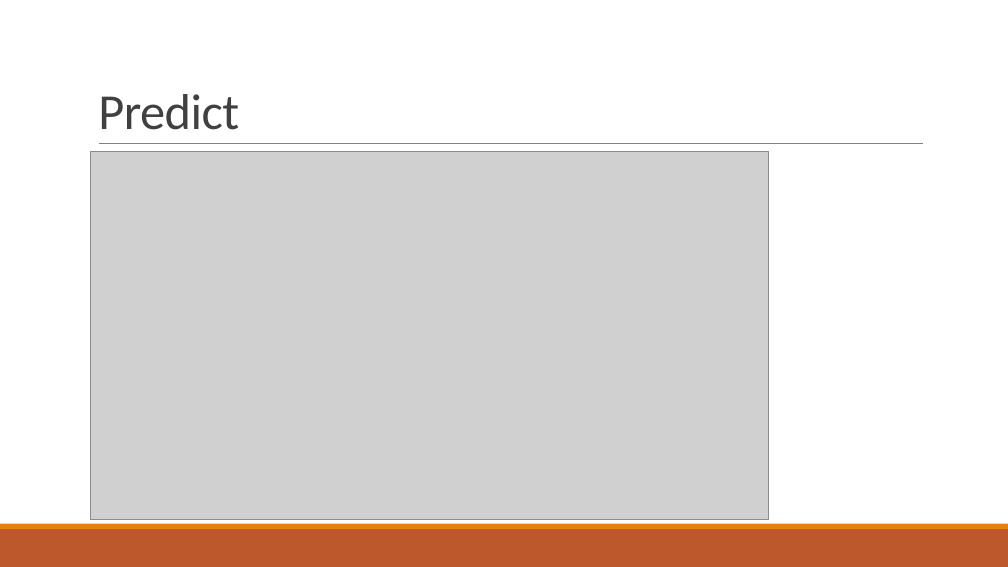
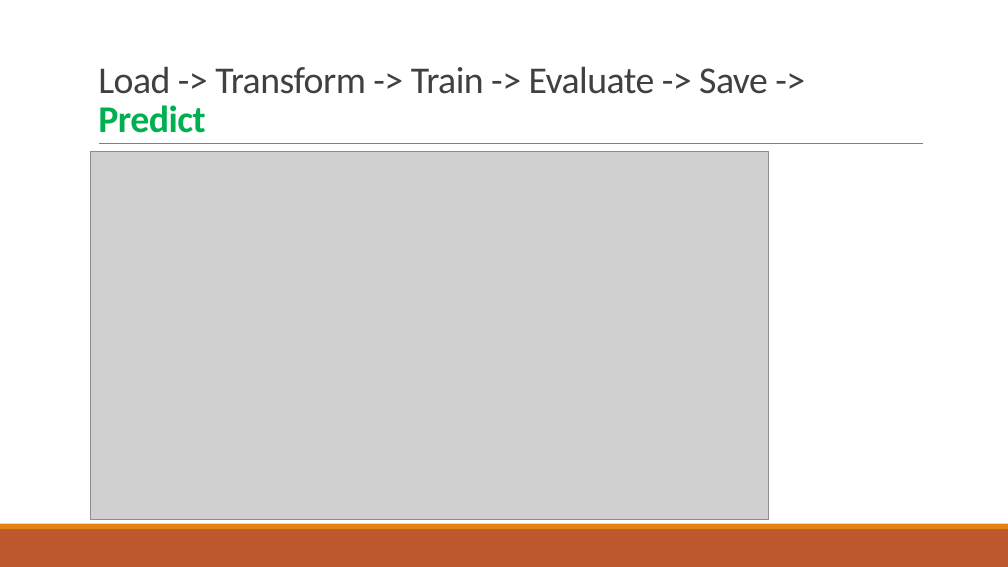
Before and after one commit to praveenraghuvanshi1512/AIML, a slide deck: slide 27 of Meetup_DotNet_10_Aug_2019/ML_Net_Praveen_Raghuvanshi_10_Aug_2019.pptx. Drawn at 1008x567 pixels with LibreOffice and Linux fonts; fonts in the diff are those of the drawing; grey boxes stand for pictures. Boxes give left, top, right and bottom in pixels: in the first picture for what was removed or moved away, otherwise in the second. Text is boxed around its words. In the diff, an @@ line names an element or a change of style, - is before the commit and + after.

```diff
--- a/Meetup_DotNet_10_Aug_2019/ML_Net_Praveen_Raghuvanshi_10_Aug_2019.pptx
+++ b/Meetup_DotNet_10_Aug_2019/ML_Net_Praveen_Raghuvanshi_10_Aug_2019.pptx
@@ title at (x1=98, y1=66, x2=768, y2=133): text changed; size 48 to 36 pt @@
-Predict
+Load -> Transform -> Train -> Evaluate -> Save -> Predict
```
Also in this commit, not shown: 4 other slides changed, 3 slides added, 2 slides removed.
